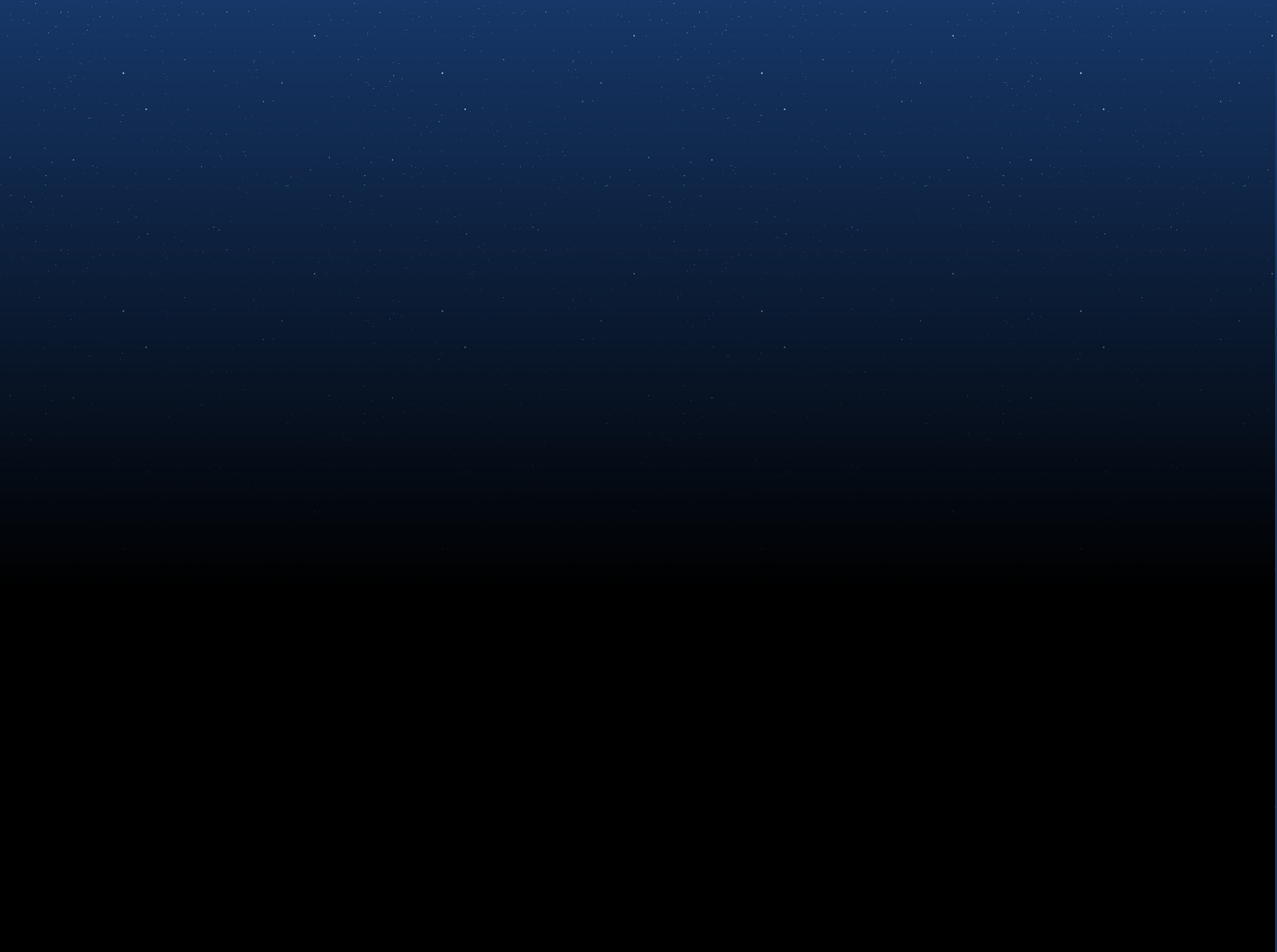
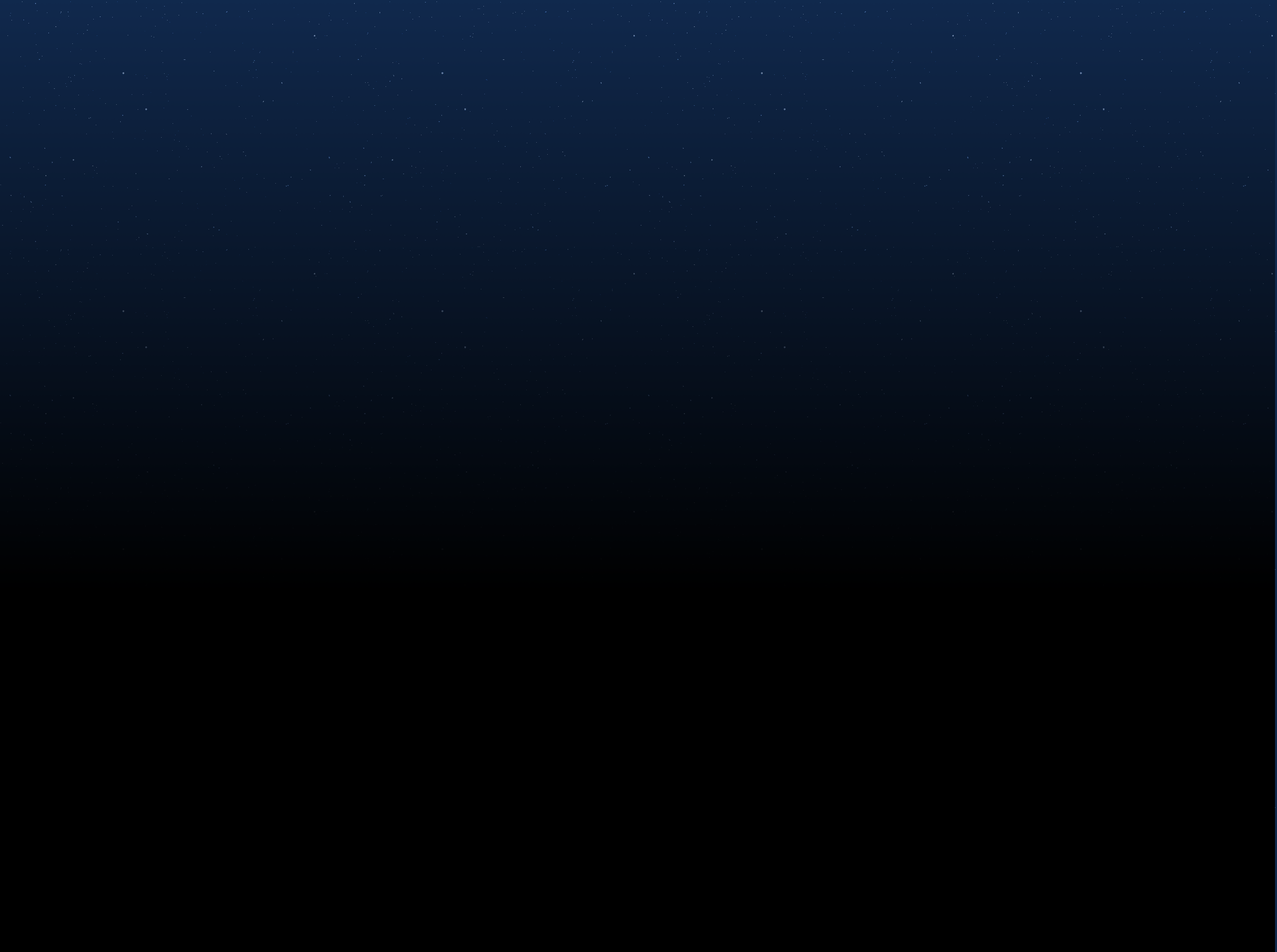
Revision of a layered 1277px x 952px image; what changed, layer by layer:
added layer "Camada #1" (26%) above "Camada" over left=0, top=0, right=1277, bottom=952
